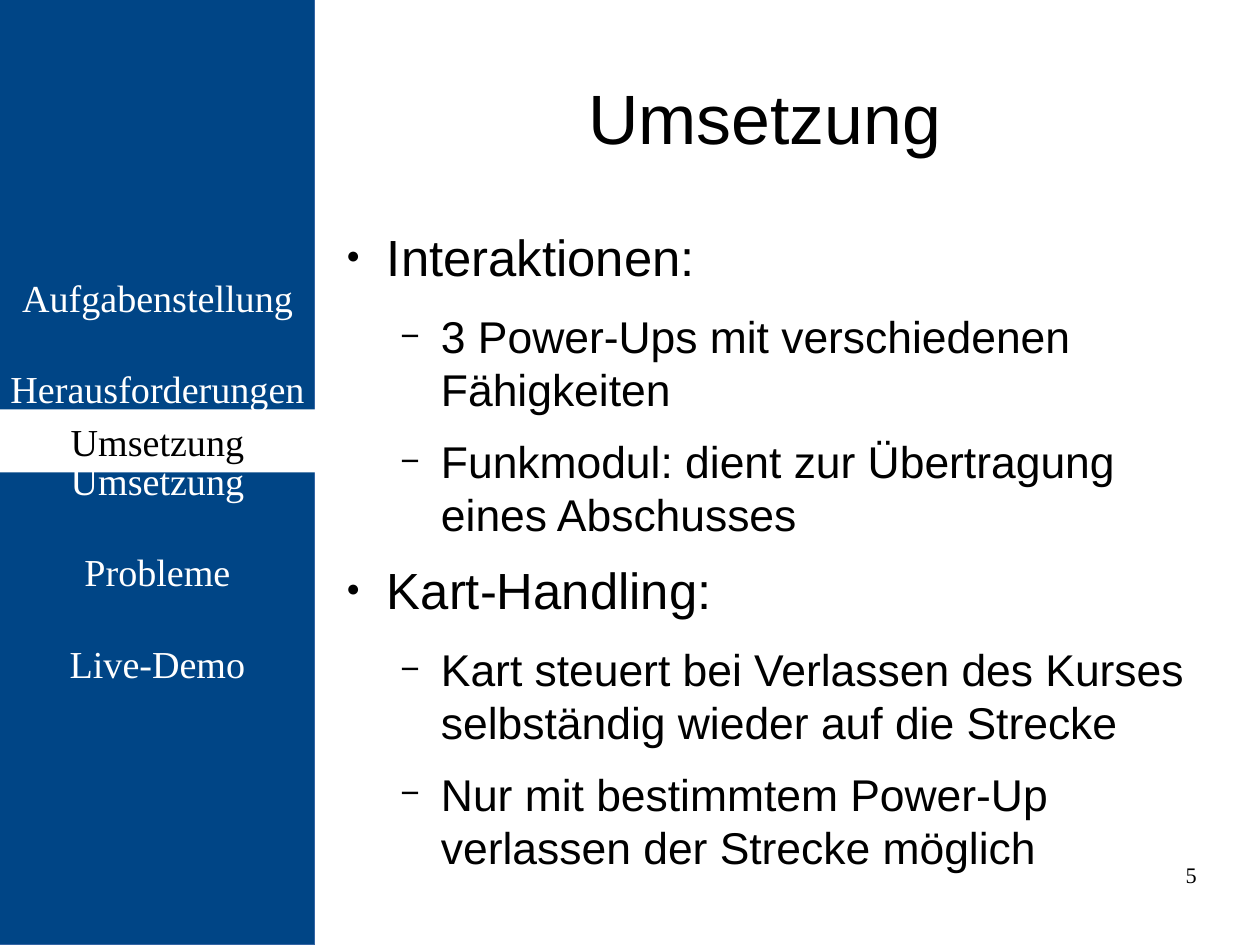
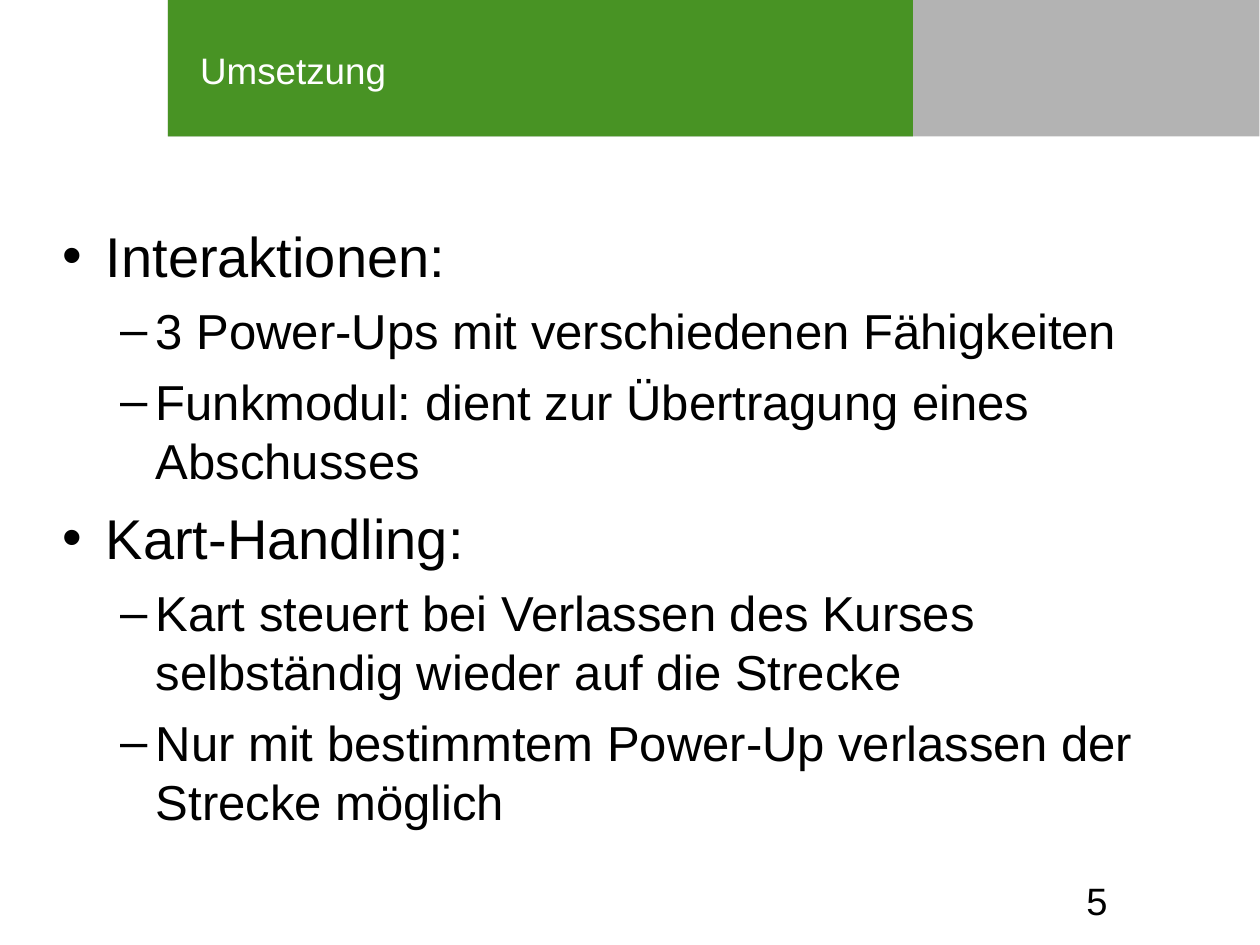
Before and after one commit to kapsl/embedded, a slide deck: slide 5 of Abschlusspräsentation/Abschlusspräsentation.odp. Drawn at 1260x945 pixels with LibreOffice and Linux fonts; fonts in the diff are those of the drawing; background and template pictures are left out. Boxes give left, top, right and bottom in pixels: in the first picture for what was removed or moved away, otherwise in the second. Text is boxed around its words. In the diff, an @@ line names an element or a change of style, - is before the commit and + after.

```diff
--- a/Abschlusspräsentation/Abschlusspräsentation.odp
+++ b/Abschlusspräsentation/Abschlusspräsentation.odp
@@ rectangle removed at (0, 0, 316, 945) @@
-Aufgabenstellung
-Herausforderungen
-Umsetzung
-Probleme
-Live-Demo
@@ rectangle added at (168, 0, 1260, 136), fill #B3B3B3 @@
@@ rectangle added at (168, 0, 914, 136), fill #489324 @@
@@ title "Umsetzung": place and size @@
-title "Umsetzung" at (588, 96, 941, 157)
+title "Umsetzung" at (200, 58, 386, 91)
@@ title "Umsetzung" at (200, 58, 386, 91): size 44 to 23.2 pt, text colour #000000 to #FFFFFF; alignment centre to left; vertical alignment middle to top @@
@@ text "Interaktionen:": place and size @@
-text "Interaktionen:" at (387, 320, 1183, 873)
+text "Interaktionen:" at (106, 236, 1133, 771)
@@ text "Interaktionen:" at (106, 236, 1133, 771): size 32 to 35.3 pt in "Interaktionen:", "Kart-Handling:"; size 28 to 30.9 pt in "3 Power-Ups mit verschiedenen Fähigkeiten", "Funkmodul: dient zur Übertragung eines Abschusses", "Kart steuert bei Verlassen des Kurses selbständig ...", "Nur mit bestimmtem Power-Up verlassen der Strecke ..."; bullet ● to •; less space between paragraphs; bullet − to – @@
@@ rectangle removed at (0, 409, 316, 472) @@
-Umsetzung
@@ page number: place and size @@
-page number at (1186, 868, 1197, 884)
+page number at (1086, 888, 1107, 916)
@@ page number at (1086, 888, 1107, 916): size 14 to 24 pt, font Times New Roman to Arial; alignment right to left @@
```
Also in this commit, not shown: 8 other slides changed.
